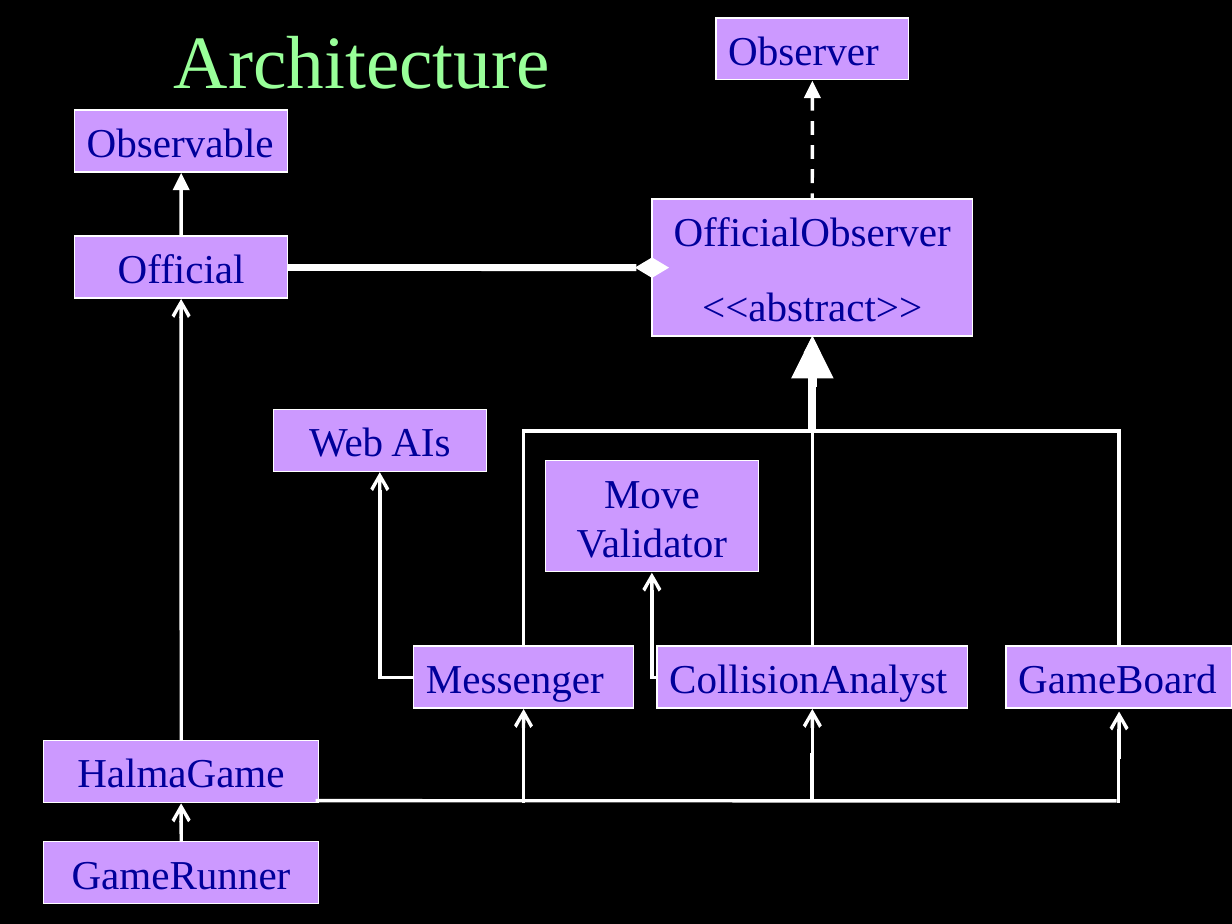
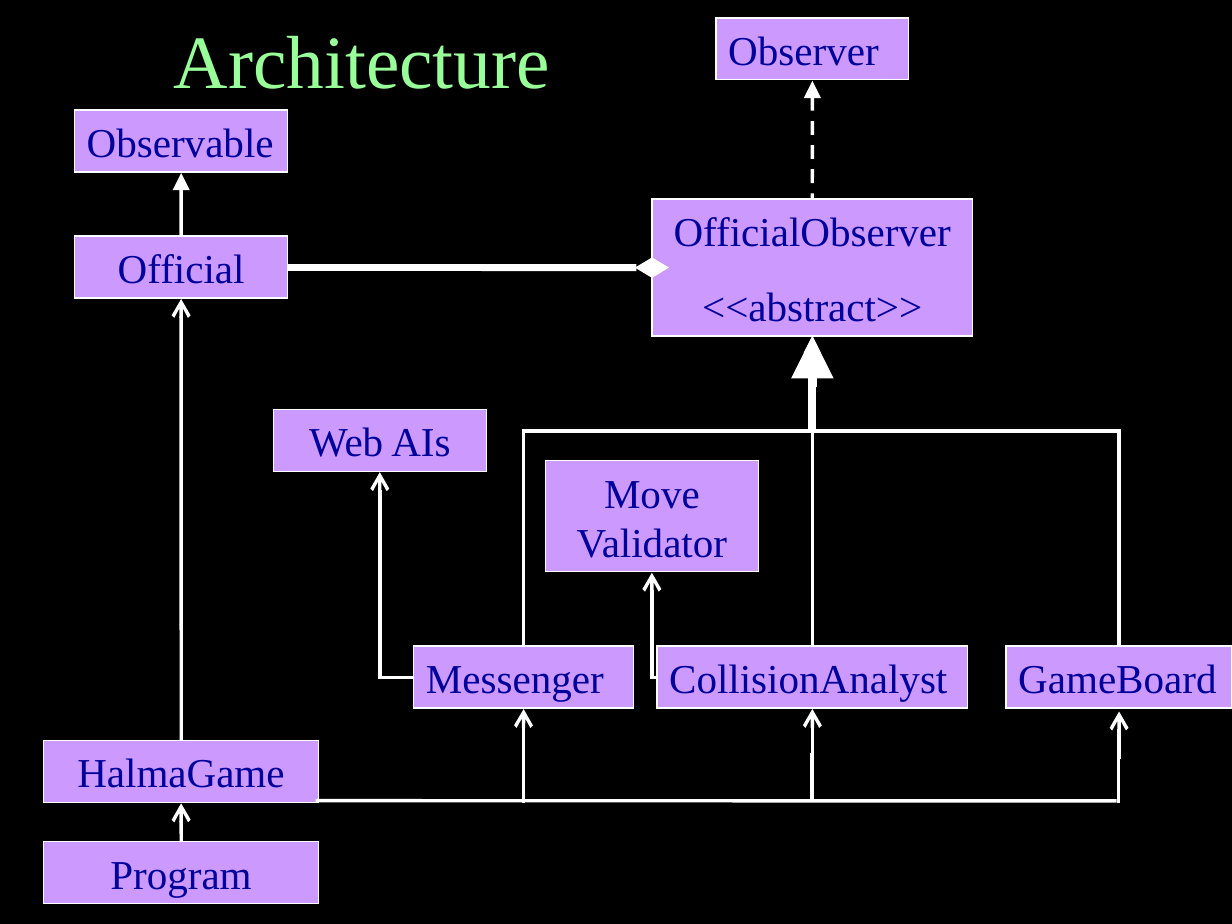
Before and after one commit to vipulkohli/JHalma, a slide deck: slide 3 of DeliverableFinal/Diagrams2.ppt. Drawn at 1232x924 pixels with LibreOffice and Linux fonts; fonts in the diff are those of the drawing. Boxes give left, top, right and bottom in pixels: in the first picture for what was removed or moved away, otherwise in the second. Text is boxed around its words. In the diff, an @@ line names an element or a change of style, - is before the commit and + after.

```diff
--- a/DeliverableFinal/Diagrams2.ppt
+++ b/DeliverableFinal/Diagrams2.ppt
@@ text in rectangle at box(110, 862, 251, 897): text changed @@
-GameRunner
+Program
```
Also in this commit, not shown: 7 other files.
